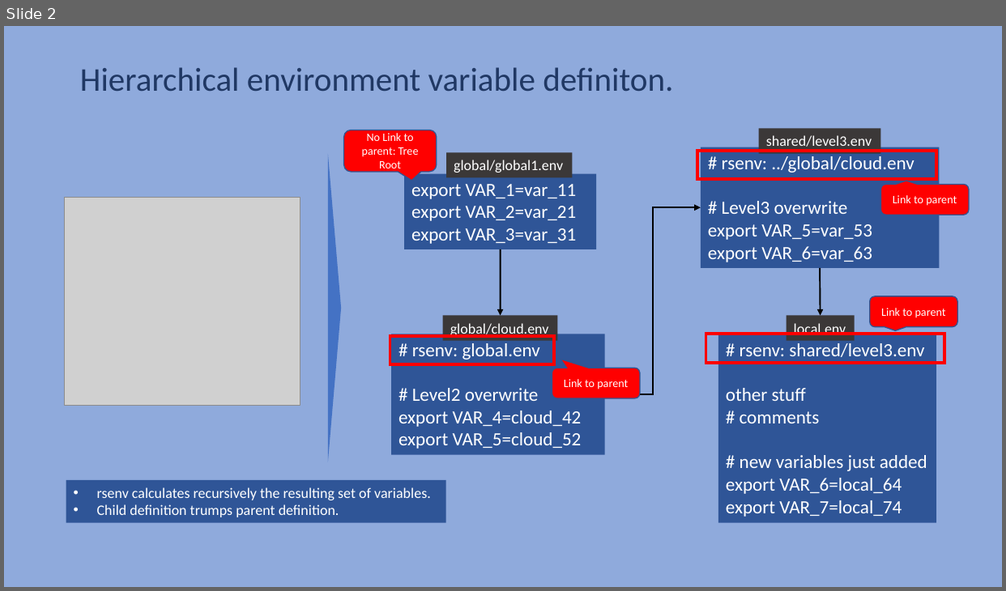
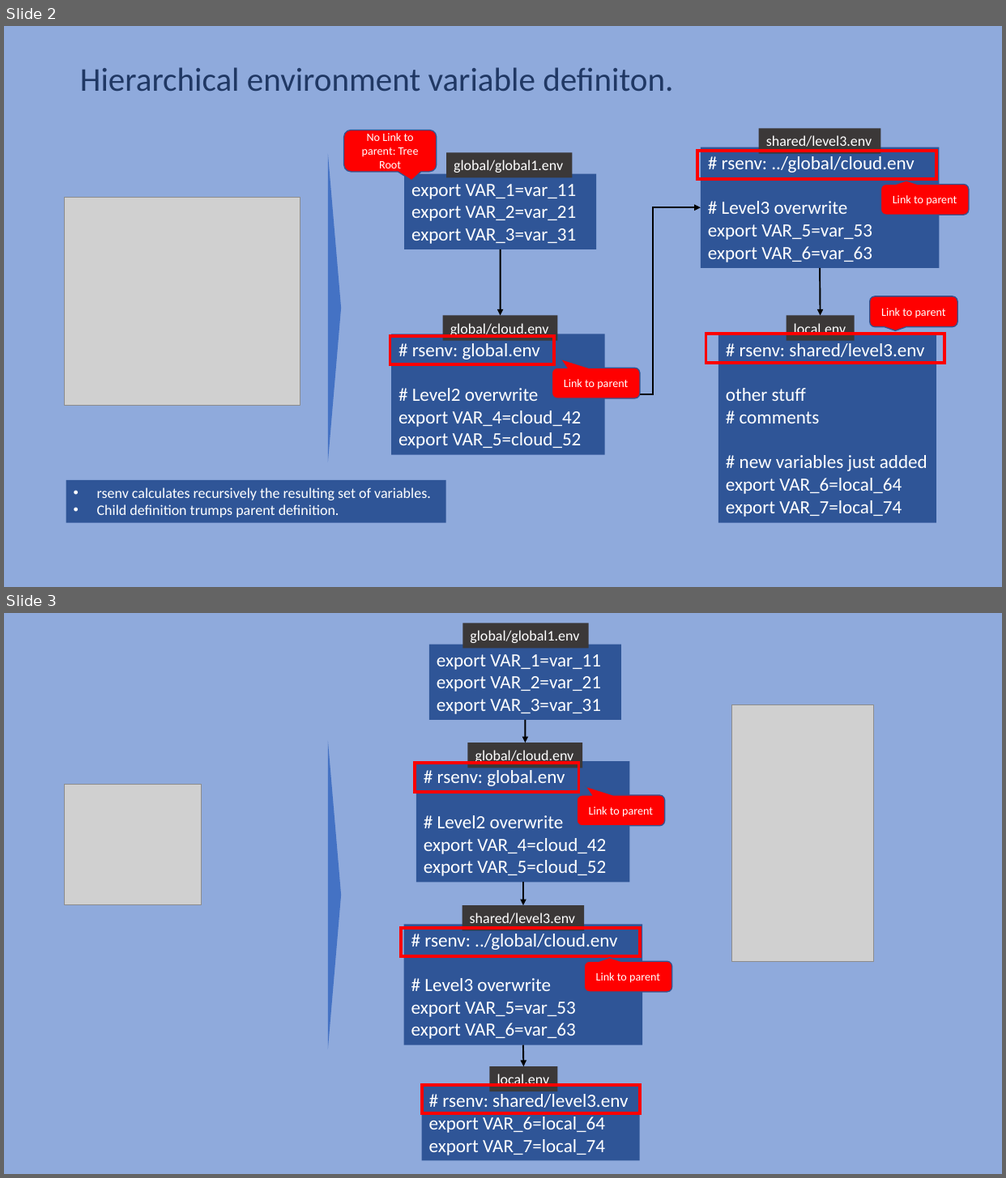
Before and after one commit to sysid/rs-env, a slide deck: doc/rsenv.pptx. Shown one above the other, each under a label of ours: slide 2 before the commit, slides 2 and 3 after it. The pictures are 1006x591 and 1006x1178 pixels, drawn with LibreOffice and Linux fonts; fonts in the diff are those of the drawing; grey boxes stand for pictures. Boxes give left, top, right and bottom in pixels: in the first picture for what was removed or moved away, otherwise in the second. Text is boxed around its words. In the diff, an @@ line names an element or a change of style, - is before the commit and + after.

```diff
--- a/doc/rsenv.pptx
+++ b/doc/rsenv.pptx
@@ slide 3 added at bbox=[4, 613, 1002, 1174], background #8FAADC @@
@@ rectangle added at bbox=[463, 623, 589, 648], fill #3B3838, 14 pt, text #FFFFFF @@
+global/global1.env
@@ rectangle added at bbox=[429, 645, 621, 720], fill #2F5597, 18 pt, text #FFFFFF @@
+export VAR_1=var_11
+export VAR_2=var_21
+export VAR_3=var_31
@@ picture added at bbox=[731, 705, 873, 962] @@
@@ arrow added from (525, 720) to (525, 743), #000000 1.5 pt @@
@@ triangle added at bbox=[328, 741, 341, 1050], fill #4472C4 @@
@@ rectangle added at bbox=[468, 743, 582, 768], fill #3B3838, 14 pt, text #FFFFFF @@
+global/cloud.env
@@ rectangle added at bbox=[415, 764, 579, 792], outline #FF0000 3 pt @@
@@ rectangle added at bbox=[416, 761, 630, 883], fill #2F5597, 18 pt, text #FFFFFF @@
+# rsenv: global.env
+# Level2 overwrite
+export VAR_4=cloud_42
+export VAR_5=cloud_52
@@ picture added at bbox=[65, 785, 202, 905] @@
@@ rounded speech box added at bbox=[577, 795, 664, 825], fill #FF0000, outline #325491 1 pt, 11 pt, text #FFFFFF @@
+Link to parent
@@ elbow arrow added from (522, 883) to (523, 905), #000000 1.5 pt @@
@@ rectangle added at bbox=[402, 928, 641, 956], outline #FF0000 3 pt @@
@@ rectangle added at bbox=[404, 924, 642, 1046], fill #2F5597, 18 pt, text #FFFFFF @@
+# rsenv: ../global/cloud.env
+# Level3 overwrite
+export VAR_5=var_53
+export VAR_6=var_63
@@ rectangle added at bbox=[462, 905, 584, 931], fill #3B3838, 14 pt, text #FFFFFF @@
+shared/level3.env
@@ rounded speech box added at bbox=[584, 962, 671, 993], fill #FF0000, outline #325491 1 pt, 11 pt, text #FFFFFF @@
+Link to parent
@@ arrow added from (523, 1046) to (523, 1067), #000000 1.5 pt @@
@@ rectangle added at bbox=[490, 1067, 558, 1093], fill #3B3838, 14 pt, text #FFFFFF @@
+local.env
@@ rectangle added at bbox=[422, 1085, 640, 1161], fill #2F5597, 18 pt, text #FFFFFF @@
+# rsenv: shared/level3.env
+export VAR_6=local_64
+export VAR_7=local_74
@@ rectangle added at bbox=[422, 1085, 640, 1114], outline #FF0000 3 pt @@
```
Also in this commit, not shown: 2 other slides added, 4 other files.
